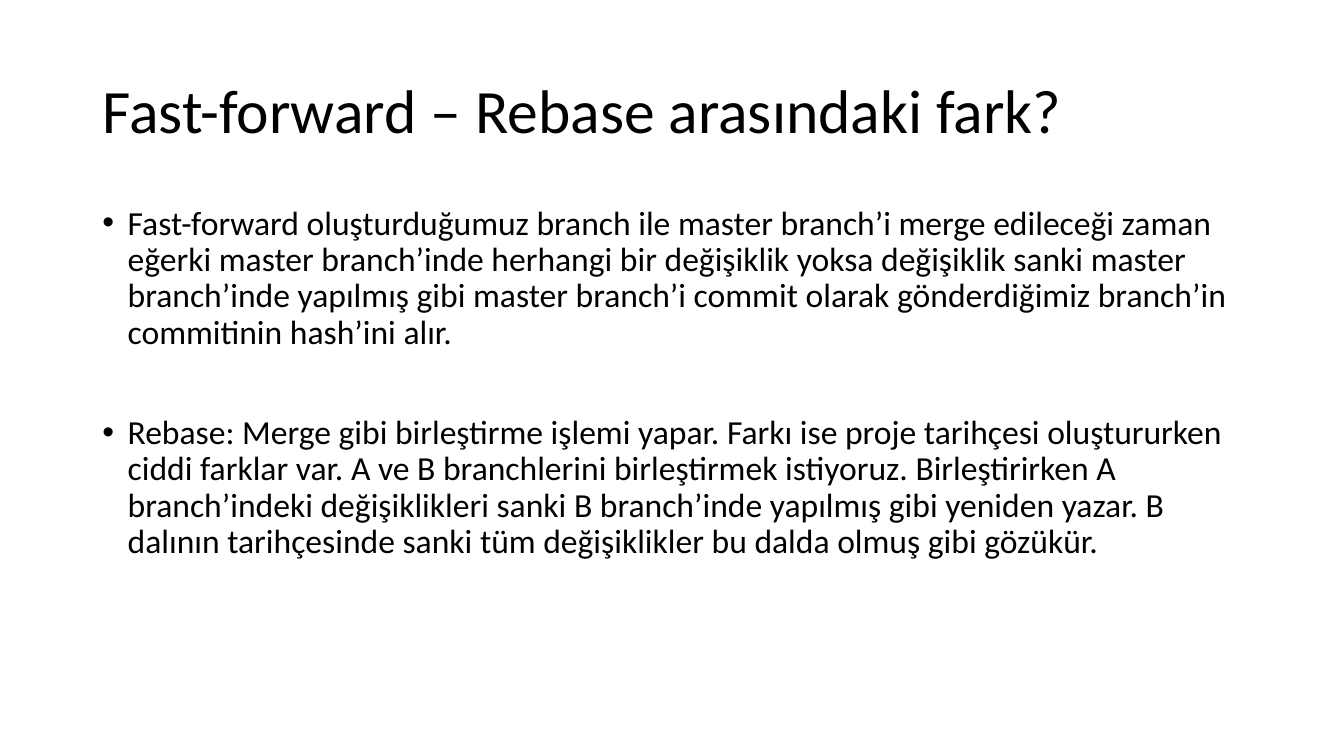
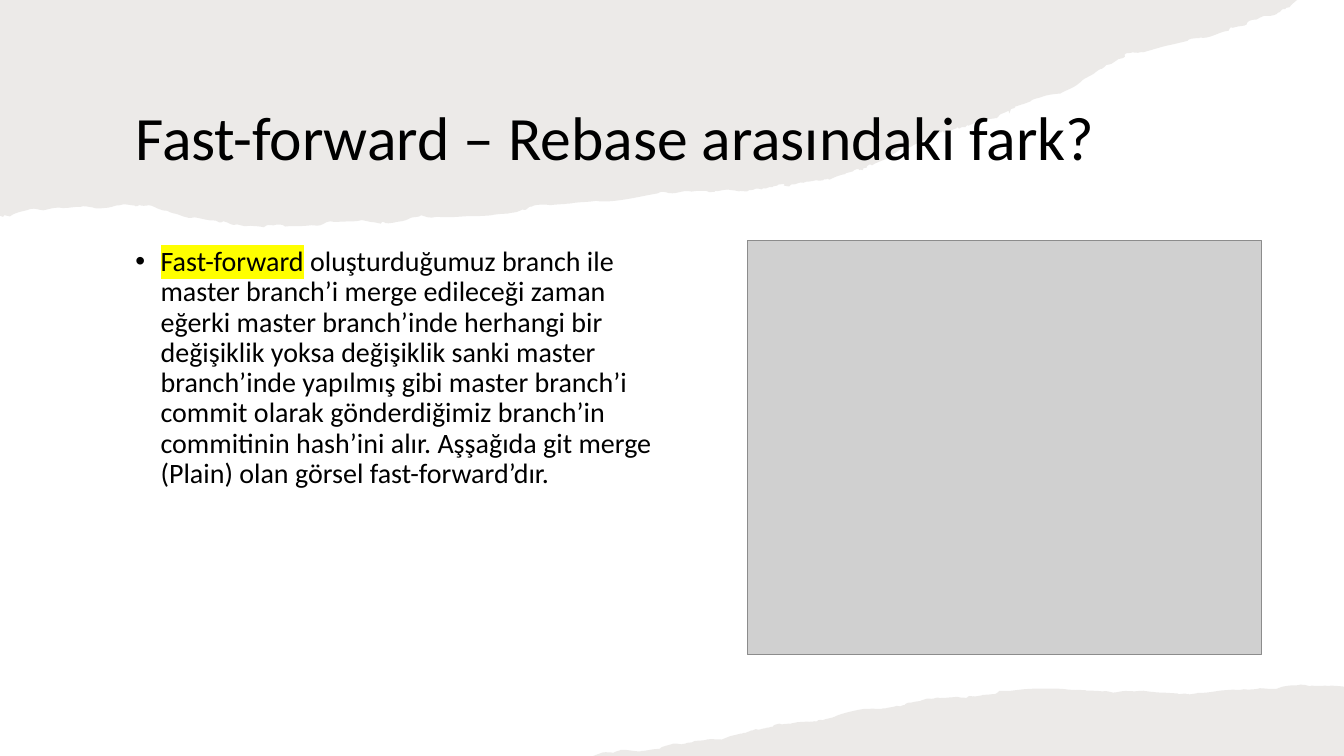
Before and after one commit to TechCareer-FrontEnd-1/tubisad-frontend-ArdicMehmet, a slide deck: slide 10 of research assignments.pptx. Drawn at 1344x756 pixels with LibreOffice and Linux fonts; fonts in the diff are those of the drawing; grey boxes stand for pictures. Boxes give left, top, right and bottom in pixels: in the first picture for what was removed or moved away, otherwise in the second. Text is boxed around its words. In the diff, an @@ line names an element or a change of style, - is before the commit and + after.

```diff
--- a/research assignments.pptx
+++ b/research assignments.pptx
@@ freeform shape added at [0,0,1298,227], fill #82766A at 15% opacity @@
@@ title "Fast-forward – Rebase arasındaki fark?": place and size @@
-title "Fast-forward – Rebase arasındaki fark?" at [102,90,1061,134]
+title "Fast-forward – Rebase arasındaki fark?" at [135,117,1094,161]
@@ text at [161,251,652,488]: text changed; size 24 to 20 pt @@
-• Fast-forward oluşturduğumuz branch ile master branch’i merge edileceği zaman eğerki master branch’inde herhangi bir değişiklik yoksa değişiklik sanki master branch’inde yapılmış gibi master branch’i commit olarak gönderdiğimiz branch’in commitinin hash’ini alır.
-• Rebase: Merge gibi birleştirme işlemi yapar. Farkı ise proje tarihçesi oluştururken ciddi farklar var. A ve B branchlerini birleştirmek istiyoruz. Birleştirirken A branch’indeki değişiklikleri sanki B branch’inde yapılmış gibi yeniden yazar. B dalının tarihçesinde sanki tüm değişiklikler bu dalda olmuş gibi gözükür.
+• Fast-forward oluşturduğumuz branch ile master branch’i merge edileceği zaman eğerki master branch’inde herhangi bir değişiklik yoksa değişiklik sanki master branch’inde yapılmış gibi master branch’i commit olarak gönderdiğimiz branch’in commitinin hash’ini alır. Aşşağıda git merge (Plain) olan görsel fast-forward’dır.
@@ picture added at [748,241,1262,655] @@
@@ freeform shape added at [594,685,1344,756], fill #82766A at 15% opacity @@
```
Also in this commit, not shown: 2 slides added.
